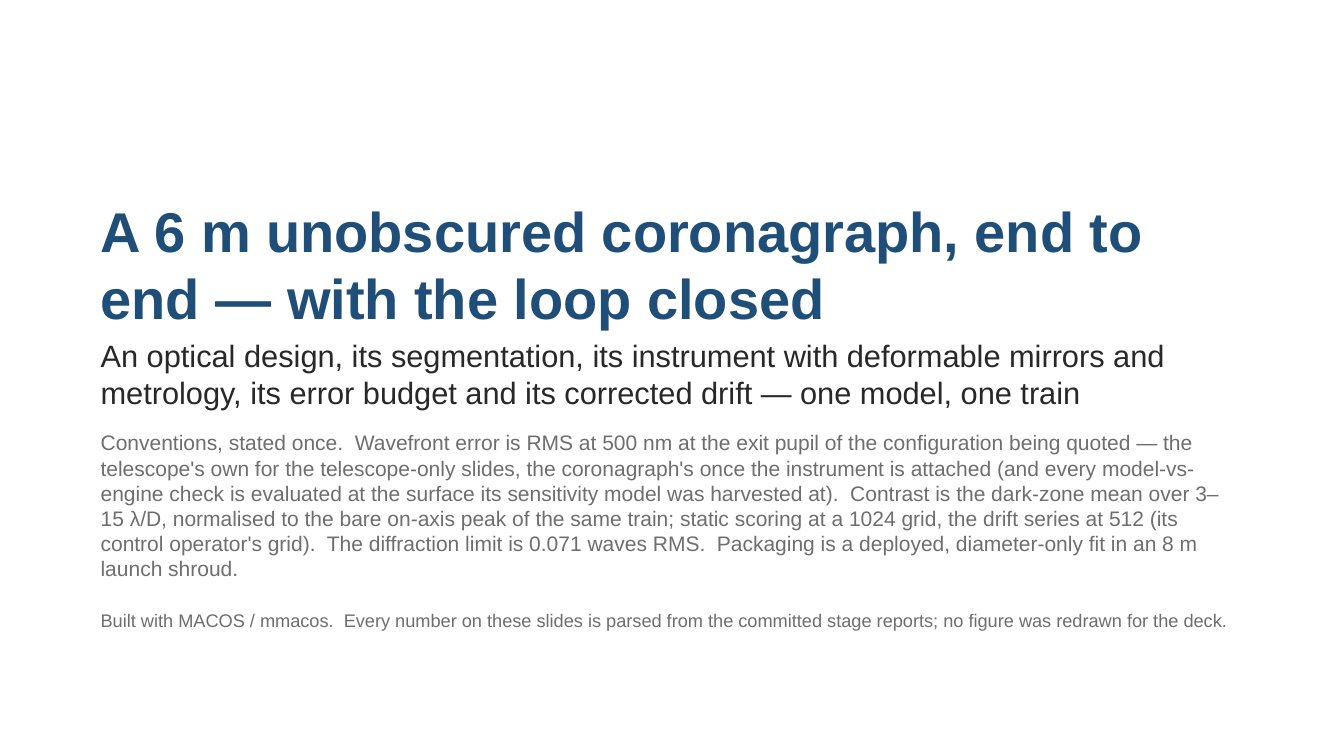
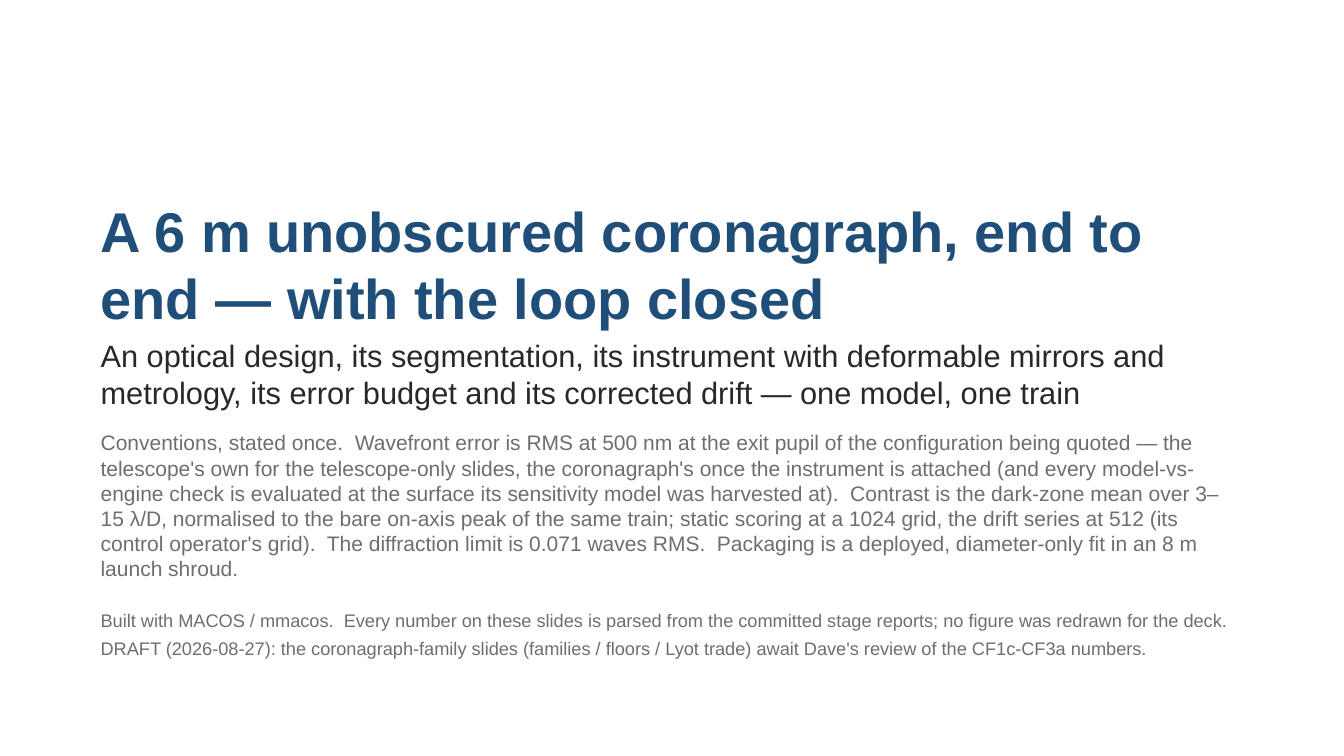
Before and after one commit to nasa-jpl/MACOS_resources, a slide deck: slide 1 of mmacos/templates/80_end_to_end/e2e6m_r2/deck_e2e6m_r2.pptx. Drawn at 1344x756 pixels with LibreOffice and Linux fonts; fonts in the diff are those of the drawing. Boxes give left, top, right and bottom in pixels: in the first picture for what was removed or moved away, otherwise in the second. Text is boxed around its words. In the diff, an @@ line names an element or a change of style, - is before the commit and + after.

```diff
--- a/mmacos/templates/80_end_to_end/e2e6m_r2/deck_e2e6m_r2.pptx
+++ b/mmacos/templates/80_end_to_end/e2e6m_r2/deck_e2e6m_r2.pptx
@@ text at (x1=101, y1=642, x2=1147, y2=659): paragraph added @@
+DRAFT (2026-08-27): the coronagraph-family slides (families / floors / Lyot trade) await Dave's review of the CF1c-CF3a numbers.
```
Also in this commit, not shown: 4 slides added, 9 other files.
